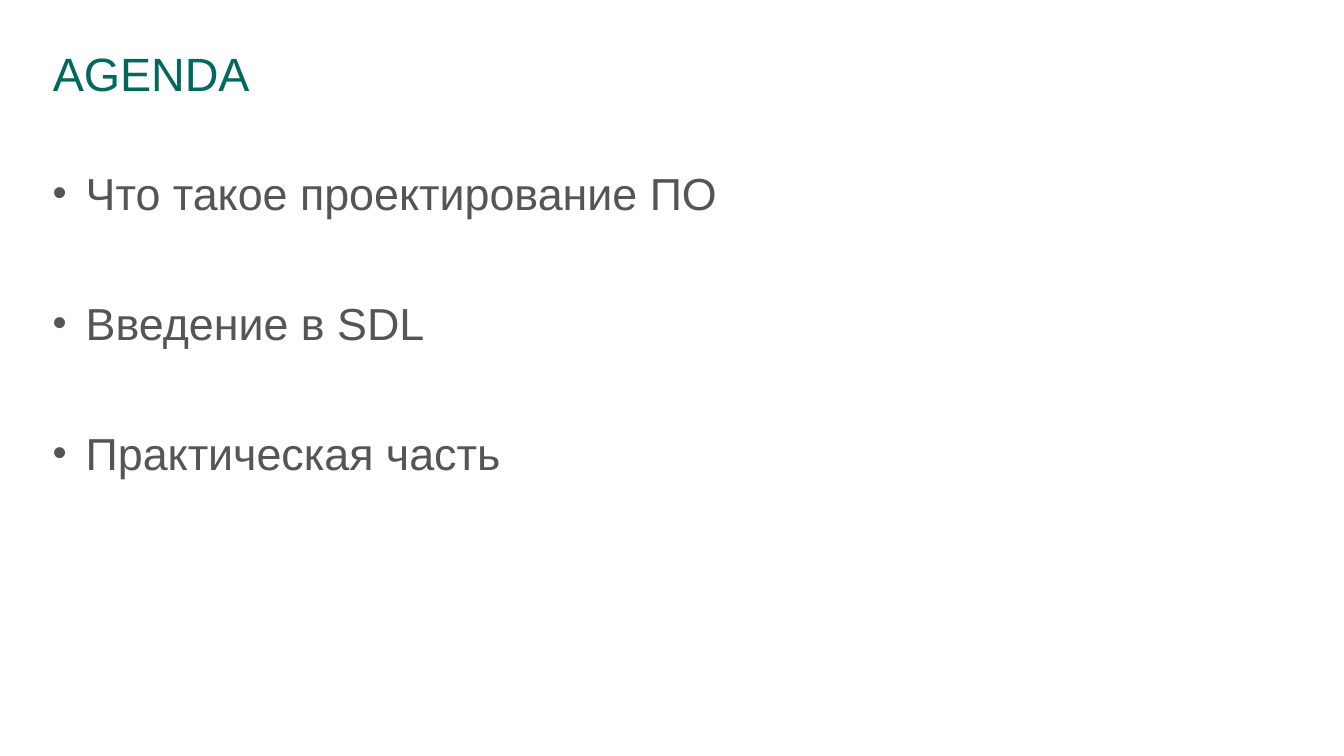
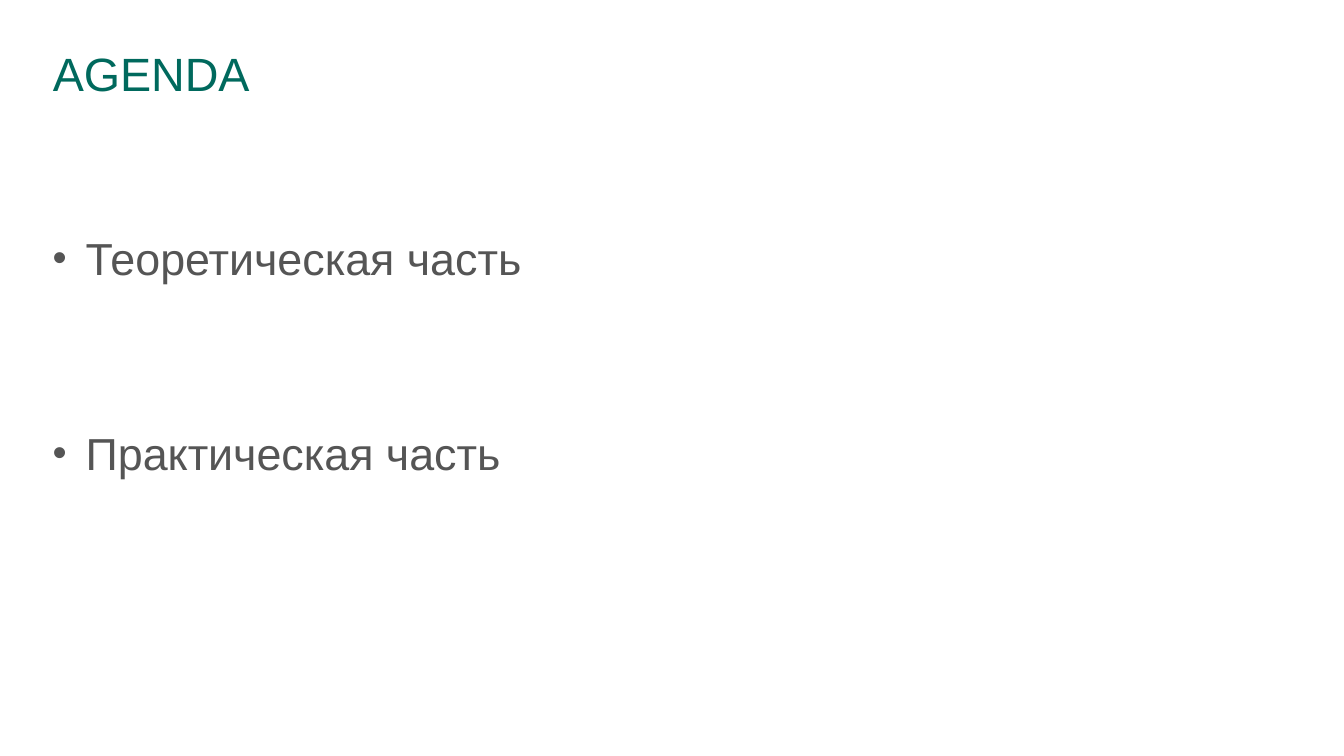
Before and after one commit to prograholic/prograholic.github.io, a slide deck: slide 2 of nsu_31_01_2017/31.01.2017_kutumov.pptx. Drawn at 1344x756 pixels with LibreOffice and Linux fonts; fonts in the diff are those of the drawing; background and template pictures are left out. Boxes give left, top, right and bottom in pixels: in the first picture for what was removed or moved away, otherwise in the second. Text is boxed around its words. In the diff, an @@ line names an element or a change of style, - is before the commit and + after.

```diff
--- a/nsu_31_01_2017/31.01.2017_kutumov.pptx
+++ b/nsu_31_01_2017/31.01.2017_kutumov.pptx
@@ text at box(86, 244, 521, 284): text changed @@
-• Что такое проектирование ПО
-• Введение в SDL
+• Теоретическая часть
```
Also in this commit, not shown: 8 other slides changed, 1 slide added, 1 slide removed, 1 other file.
